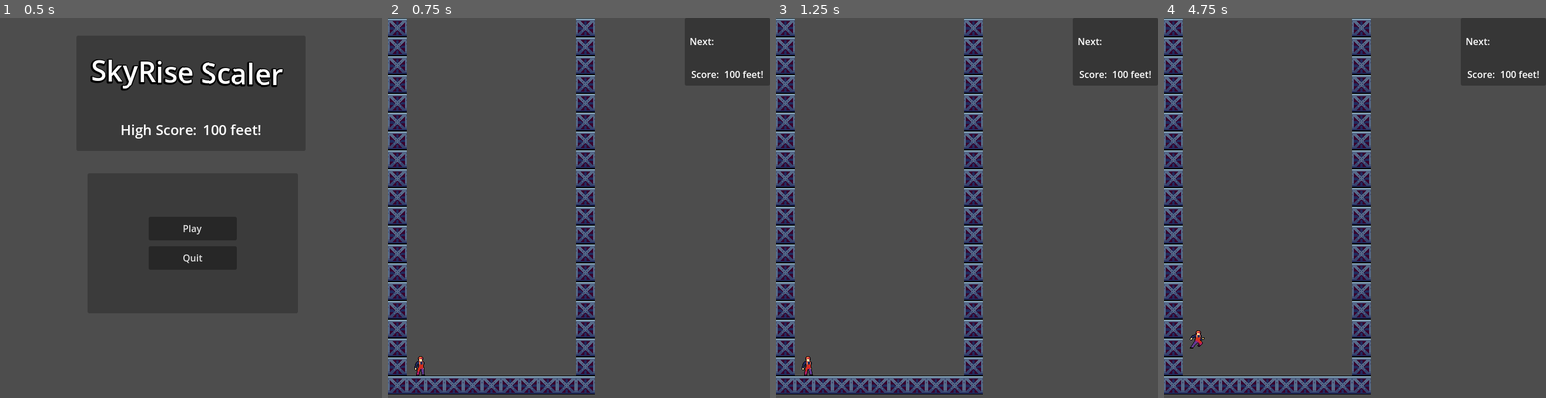
Above: before the commit, frames 1-4 (left to right).
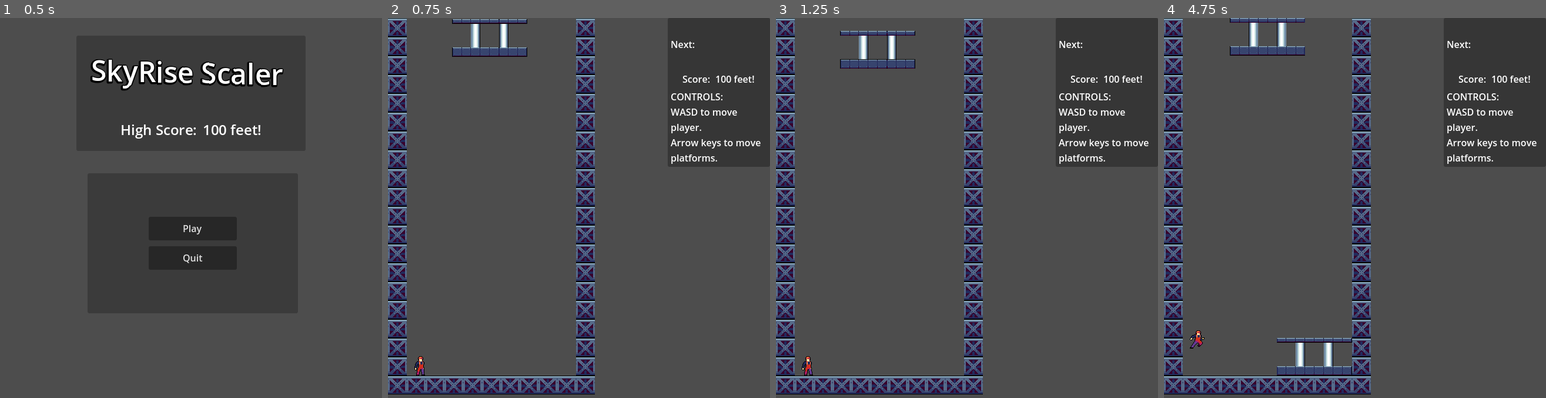
Above: after the commit, the same moments.

Repository: RexShipton/SkyRise-Scaler
Game: Godot game, scene res://scenes/main_menu.tscn
Same seed, same stepped clock (60 frames per second), same inputs: the game is played once before the commit and once after it.
Inputs:
- Up to frame 1 (0.5 s): no input
- Up to frame 2 (0.75 s): click "Play" at 0.5 s
- Up to frame 3 (1.25 s): no input
- Up to frame 4 (4.75 s): hold Down (block_fast_fall) 1.28-2.03 s; hold Right (block_right) 1.28-2.78 s; tap W (character_jump) at 1.52, 2.27, 3.77, 4.52 s; tap S (character_crouch) at 2.1, 3.6 s; hold Left (block_left) 2.78-3.53 s; hold Down (block_fast_fall) 2.78-3.53 s; hold Right (block_right) from 3.53 s (still down); hold Down (block_fast_fall) from 4.28 s (still down)

Frame 1 is identical in both runs. In frame 2, 2.0% of the frame differs, in the area x 16-99%, y 0-39%; in frame 3, 2.0%; in frame 4, 3.0%, in the area x 17-99%, y 0-95%.
Error before the commit: Parse Error: Preload file "res://scenes/piece.tscn" does not exist. (res://world.gd:9)

Commit message:
Added Game Over panel to hud.

Diff:
--- a/new-game-project/scenes/hud.gd
+++ b/new-game-project/scenes/hud.gd
@@ -1,6 +1,8 @@
 extends CanvasLayer
 
-@onready var score_label: Label = $TopRight/Panel/VBoxContainer/HBoxContainer2/ScoreLabel
+@onready var score_label: Label = $TopRight/Panel/MarginContainer/VBoxContainer/HBoxContainer2/ScoreLabel
+@onready var game_over_score_label: Label = $Center/GameOverPanel/MarginContainer/VBoxContainer/HBoxContainer/GameOverScoreLabel
+@onready var game_over_panel: Panel = $Center/GameOverPanel
 
 # Called when the node enters the scene tree for the first time.
 func _ready() -> void:
@@ -11,8 +13,17 @@
 	pass
 
 func update_score(value : float) -> void:
-	score_label.text = str(value) + " feet!"
+	var score_text = str(value) + " feet!"
+	score_label.text = score_text
+	game_over_score_label.text = score_text
 
 func update_tile(tile : int) -> void:
 	# This would be dependent on some stuff.
 	pass
+
+func game_over() -> void:
+	game_over_panel.visible = true
+
+func _on_game_over_main_menu_button_pressed() -> void:
+	get_tree().paused = false
+	get_tree().change_scene_to_file("res://scenes/main_menu.tscn")
--- a/new-game-project/scenes/hud.tscn
+++ b/new-game-project/scenes/hud.tscn
@@ -13,8 +13,8 @@
 anchors_preset = 1
 anchor_left = 1.0
 anchor_right = 1.0
-offset_left = -160.0
-offset_bottom = 115.0
+offset_left = -174.0
+offset_bottom = 253.0
 grow_horizontal = 0
 
 [node name="Panel" type="Panel" parent="TopRight"]
@@ -23,11 +23,72 @@
 anchors_preset = 15
 anchor_right = 1.0
 anchor_bottom = 1.0
-offset_left = 15.0
 grow_horizontal = 2
 grow_vertical = 2
 
-[node name="VBoxContainer" type="VBoxContainer" parent="TopRight/Panel"]
+[node name="MarginContainer" type="MarginContainer" parent="TopRight/Panel"]
+layout_mode = 1
+anchors_preset = 15
+anchor_right = 1.0
+anchor_bottom = 1.0
+grow_horizontal = 2
+grow_vertical = 2
+theme_override_constants/margin_left = 5
+theme_override_constants/margin_top = 5
+theme_override_constants/margin_right = 5
+theme_override_constants/margin_bottom = 5
+
+[node name="VBoxContainer" type="VBoxContainer" parent="TopRight/Panel/MarginContainer"]
+layout_mode = 2
+theme_override_constants/separation = 7
+
+[node name="HBoxContainer" type="HBoxContainer" parent="TopRight/Panel/MarginContainer/VBoxContainer"]
+layout_mode = 2
+
+[node name="Label" type="Label" parent="TopRight/Panel/MarginContainer/VBoxContainer/HBoxContainer"]
+layout_mode = 2
+text = "Next:"
+
+[node name="NextTileHolder" type="Control" parent="TopRight/Panel/MarginContainer/VBoxContainer/HBoxContainer"]
+custom_minimum_size = Vector2(80, 80)
+layout_mode = 2
+
+[node name="HBoxContainer2" type="HBoxContainer" parent="TopRight/Panel/MarginContainer/VBoxContainer"]
+layout_mode = 2
+alignment = 1
+
+[node name="Label" type="Label" parent="TopRight/Panel/MarginContainer/VBoxContainer/HBoxContainer2"]
+layout_mode = 2
+text = "Score: "
+
+[node name="ScoreLabel" type="Label" parent="TopRight/Panel/MarginContainer/VBoxContainer/HBoxContainer2"]
+layout_mode = 2
+text = "100 feet!"
+
+[node name="Label" type="Label" parent="TopRight/Panel/MarginContainer/VBoxContainer"]
+custom_minimum_size = Vector2(6.9, 5.66)
+layout_mode = 2
+text = "CONTROLS:
+WASD to move player.
+Arrow keys to move platforms."
+autowrap_mode = 2
+
+[node name="Center" type="Control" parent="."]
+layout_mode = 3
+anchors_preset = 8
+anchor_left = 0.5
+anchor_top = 0.5
+anchor_right = 0.5
+anchor_bottom = 0.5
+offset_left = -138.0
+offset_top = -95.0
+offset_right = 138.0
+offset_bottom = 95.0
+grow_horizontal = 2
+grow_vertical = 2
+
+[node name="GameOverPanel" type="Panel" parent="Center"]
+visible = false
 layout_mode = 1
 anchors_preset = 15
 anchor_right = 1.0
@@ -35,25 +96,44 @@
 grow_horizontal = 2
 grow_vertical = 2
 
-[node name="HBoxContainer" type="HBoxContainer" parent="TopRight/Panel/VBoxContainer"]
+[node name="MarginContainer" type="MarginContainer" parent="Center/GameOverPanel"]
+layout_mode = 1
+anchors_preset = 15
+anchor_right = 1.0
+anchor_bottom = 1.0
+grow_horizontal = 2
+grow_vertical = 2
+theme_override_constants/margin_left = 10
+theme_override_constants/margin_top = 10
+theme_override_constants/margin_right = 10
+theme_override_constants/margin_bottom = 10
+
+[node name="VBoxContainer" type="VBoxContainer" parent="Center/GameOverPanel/MarginContainer"]
 layout_mode = 2
+theme_override_constants/separation = 14
+alignment = 1
 
-[node name="Label" type="Label" parent="TopRight/Panel/VBoxContainer/HBoxContainer"]
+[node name="Label" type="Label" parent="Center/GameOverPanel/MarginContainer/VBoxContainer"]
 layout_mode = 2
-text = "  Next:"
+text = "Game Over!"
+horizontal_alignment = 1
 
-[node name="NextTileHolder" type="Control" parent="TopRight/Panel/VBoxContainer/HBoxContainer"]
-custom_minimum_size = Vector2(80, 80)
-layout_mode = 2
-
-[node name="HBoxContainer2" type="HBoxContainer" parent="TopRight/Panel/VBoxContainer"]
+[node name="HBoxContainer" type="HBoxContainer" parent="Center/GameOverPanel/MarginContainer/VBoxContainer"]
 layout_mode = 2
 alignment = 1
 
-[node name="Label" type="Label" parent="TopRight/Panel/VBoxContainer/HBoxContainer2"]
+[node name="Label" type="Label" parent="Center/GameOverPanel/MarginContainer/VBoxContainer/HBoxContainer"]
 layout_mode = 2
-text = "Score: "
+text = "Final Score: "
 
-[node name="ScoreLabel" type="Label" parent="TopRight/Panel/VBoxContainer/HBoxContainer2"]
+[node name="GameOverScoreLabel" type="Label" parent="Center/GameOverPanel/MarginContainer/VBoxContainer/HBoxContainer"]
 layout_mode = 2
 text = "100 feet!"
+
+[node name="GameOverMainMenuButton" type="Button" parent="Center/GameOverPanel/MarginContainer/VBoxContainer"]
+custom_minimum_size = Vector2(200, 40)
+layout_mode = 2
+size_flags_horizontal = 4
+text = "Main Menu"
+
+[connection signal="pressed" from="Center/GameOverPanel/MarginContainer/VBoxContainer/GameOverMainMenuButton" to="." method="_on_game_over_main_menu_button_pressed"]
--- a/new-game-project/world.gd
+++ b/new-game-project/world.gd
@@ -6,7 +6,7 @@
 
 @onready var block_spawner: Marker2D = $blockSpawner
 @onready var block_manager: Node2D = $blockManager
-@onready var piece = preload("res://scenes/piece.tscn")
+@onready var piece = preload("res://scenes/pieces/piece.tscn")
 @onready var spawn_area: Area2D = $spawnArea
 
 # Called when the node enters the scene tree for the first time.
@@ -41,6 +41,5 @@
 	spawn_area_contents.append(body)
 
 
-
 func _on_spawn_area_body_exited(body: Node2D) -> void:
 	spawn_area_contents.erase(body)
